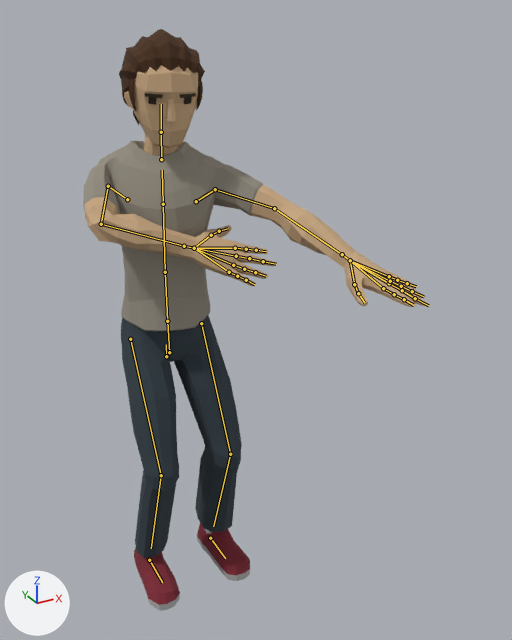
A saved change to the glTF model app/src/main/assets/characters/Casual2.gltf.
One viewpoint serves both versions: a 50 mm lens placed at (-0.742, -1.978, 1.825), pointed at (0.201, -0.265, 0.968). The axes (+X, +Y, +Z) are drawn at lower left. The lights are the same throughout. The first picture is the older version. Both versions are drawn at frame 2 of the action 'Windup_FH'; the numbers are the values there. The bones that change, and the others that lie on the model, are drawn over the model as lines.

The first picture shows 'Casual2_Body', 'Casual2_Feet', 'Casual2_Head', 'Casual2_Legs'.
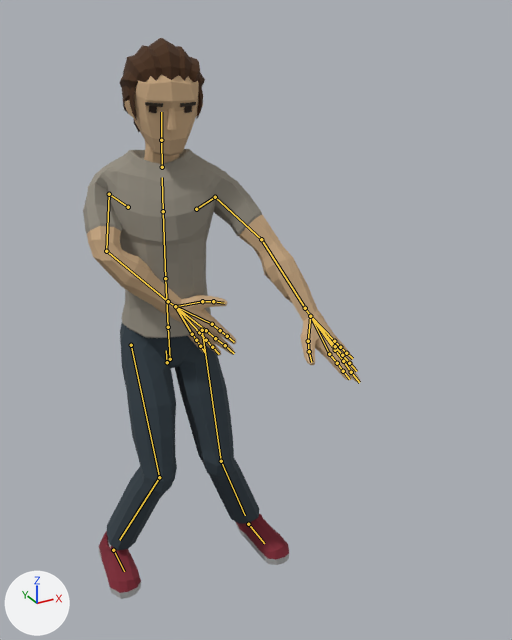
The change, as JSON lines over the scene's bpy script:
```json
{"block": "bone_body", "where": "bone_body = bpy.data.objects['CharacterArmature'].pose.bones['Body']  # child of 'Root'"}
{"op": "set", "path": "bone_body.location", "old": "(0.0, -0.077, 0.0)", "new": "(0.0, -0.099, 0.0)"}
{"block": "bone_upperarm_l", "where": "bone_upperarm_l = bpy.data.objects['CharacterArmature'].pose.bones['UpperArm.L']  # child of 'Shoulder.L'"}
{"op": "set", "path": "bone_upperarm_l.rotation_quaternion", "old": "(0.984, -0.095, 0.0, -0.152)", "new": "(0.936, -0.319, 0.0, -0.146)", "note": "degrees (-11, -2, -17) -> degrees (-37, -5, -16)"}
{"block": "bone_lowerarm_l", "where": "bone_lowerarm_l = bpy.data.objects['CharacterArmature'].pose.bones['LowerArm.L']  # child of 'UpperArm.L'"}
{"op": "set", "path": "bone_lowerarm_l.rotation_quaternion", "old": "(0.994, -0.104, 0.0, -0.041)", "new": "(0.994, -0.113, 0.0, 0.001)", "note": "degrees (-12, 0, -5) -> degrees (-13, 0, 0)"}
{"block": "bone_upperarm_r", "where": "bone_upperarm_r = bpy.data.objects['CharacterArmature'].pose.bones['UpperArm.R']  # child of 'Shoulder.R'"}
{"op": "set", "path": "bone_upperarm_r.rotation_quaternion", "old": "(0.684, -0.194, 0.0, 0.703)", "new": "(0.684, -0.483, 0.0, 0.547)", "note": "degrees (-16, 16, 89) -> degrees (-51, 32, 62)"}
{"block": "bone_lowerarm_r", "where": "bone_lowerarm_r = bpy.data.objects['CharacterArmature'].pose.bones['LowerArm.R']  # child of 'UpperArm.R'"}
{"op": "set", "path": "bone_lowerarm_r.rotation_quaternion", "old": "(0.724, -0.423, 0.0, 0.544)", "new": "(0.845, -0.535, 0.0, 0.016)", "note": "degrees (-44, 27, 63) -> degrees (-65, 1, 2)"}
{"block": "bone_wrist_r", "where": "bone_wrist_r = bpy.data.objects['CharacterArmature'].pose.bones['Wrist.R']  # child of 'LowerArm.R'"}
{"op": "set", "path": "bone_wrist_r.rotation_quaternion", "old": "(0.997, 0.016, 0.0, 0.074)", "new": "(0.997, -0.03, 0.0, 0.078)", "note": "degrees (2, 0, 9) -> degrees (-3, 0, 9)"}
{"block": "bone_upperleg_l", "where": "bone_upperleg_l = bpy.data.objects['CharacterArmature'].pose.bones['UpperLeg.L']  # child of 'Body'"}
{"op": "set", "path": "bone_upperleg_l.rotation_quaternion", "old": "(0.983, 0.0, 0.0, 0.185)", "new": "(0.982, 0.014, 0.097, 0.164)", "note": "degrees (0, 0, 21) -> degrees (3, 11, 19)"}
{"block": "bone_lowerleg_l", "where": "bone_lowerleg_l = bpy.data.objects['CharacterArmature'].pose.bones['LowerLeg.L']  # child of 'UpperLeg.L'"}
{"op": "set", "path": "bone_lowerleg_l.rotation_quaternion", "old": "(0.942, 0.335, 0.0, 0.0)", "new": "(0.932, 0.334, 0.061, -0.126)", "note": "degrees (39, 0, 0) -> degrees (38, 11, -11)"}
{"block": "bone_upperleg_r", "where": "bone_upperleg_r = bpy.data.objects['CharacterArmature'].pose.bones['UpperLeg.R']  # child of 'Body'"}
{"op": "set", "path": "bone_upperleg_r.rotation_quaternion", "old": "(0.983, 0.0, 0.0, -0.185)", "new": "(0.99, 0.006, -0.055, -0.127)", "note": "degrees (0, 0, -21) -> degrees (1, -6, -15)"}
{"block": "bone_lowerleg_r", "where": "bone_lowerleg_r = bpy.data.objects['CharacterArmature'].pose.bones['LowerLeg.R']  # child of 'UpperLeg.R'"}
{"op": "set", "path": "bone_lowerleg_r.rotation_quaternion", "old": "(0.942, 0.335, 0.0, 0.0)", "new": "(0.931, 0.358, -0.036, 0.063)", "note": "degrees (39, 0, 0) -> degrees (42, -6, 5)"}
{"block": "bone_foot_l", "where": "bone_foot_l = bpy.data.objects['CharacterArmature'].pose.bones['Foot.L']  # child of 'Root'"}
{"op": "set", "path": "bone_foot_l.location", "old": "(0.0, 0.0, 0.0)", "new": "(0.16, 0.0, 0.0)"}
{"block": "bone_foot_r", "where": "bone_foot_r = bpy.data.objects['CharacterArmature'].pose.bones['Foot.R']  # child of 'Root'"}
{"op": "set", "path": "bone_foot_r.location", "old": "(0.0, 0.0, 0.0)", "new": "(-0.096, -0.112, -0.001)"}
```

Boxes [x1, y1, x2, y2] around the edits, measured in the pictures (512 x 640 px):
```json
{"object": "Casual2_Body", "change": "posed", "before": [83, 141, 428, 331], "after": [83, 149, 361, 382], "on screen": "19% narrower, 23% taller"}
{"object": "Casual2_Legs", "change": "posed", "before": [121, 315, 242, 558], "after": [107, 323, 260, 550], "on screen": "26% wider, 7% shorter"}
{"object": "Casual2_Head", "change": "posed", "before": [119, 29, 205, 156], "after": [120, 38, 205, 164]}
{"object": "Casual2_Feet", "change": "posed", "before": [134, 523, 250, 611], "after": [99, 514, 289, 599], "on screen": "63% wider"}
{"bone": "Body", "before": "(166, 356) to (166, 344)", "after": "(167, 362) to (166, 350)"}
{"bone": "UpperArm.L", "before": "(215, 189) to (274, 208)", "after": "(215, 197) to (261, 239)"}
{"bone": "LowerArm.L", "before": "(274, 208) to (342, 254)", "after": "(261, 239) to (305, 308)"}
{"bone": "UpperArm.R", "before": "(108, 186) to (101, 224)", "after": "(109, 194) to (106, 251)"}
{"bone": "LowerArm.R", "before": "(101, 224) to (184, 246)", "after": "(106, 251) to (168, 301)"}
{"bone": "Wrist.R", "before": "(184, 246) to (194, 248)", "after": "(168, 301) to (175, 306)"}
{"bone": "UpperLeg.L", "before": "(201, 323) to (230, 454)", "after": "(202, 330) to (221, 461)"}
{"bone": "LowerLeg.L", "before": "(230, 454) to (213, 526)", "after": "(221, 461) to (245, 515)"}
{"bone": "UpperLeg.R", "before": "(130, 339) to (161, 475)", "after": "(131, 345) to (159, 477)"}
{"bone": "LowerLeg.R", "before": "(161, 475) to (151, 548)", "after": "(159, 477) to (119, 540)"}
{"bone": "Foot.L", "before": "(210, 538) to (225, 558)", "after": "(248, 524) to (264, 543)"}
{"bone": "Foot.R", "before": "(149, 560) to (162, 582)", "after": "(113, 550) to (124, 571)"}
```
